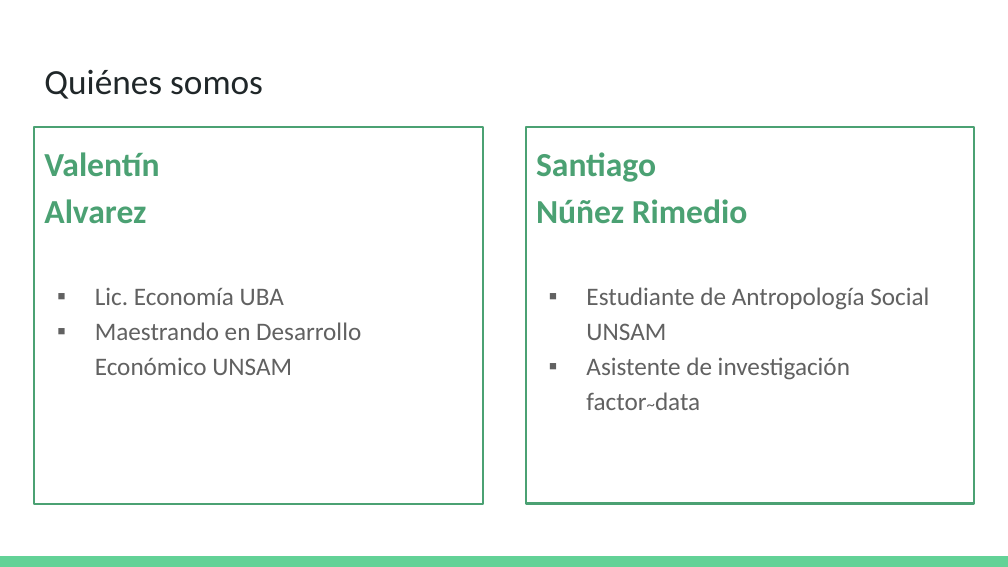
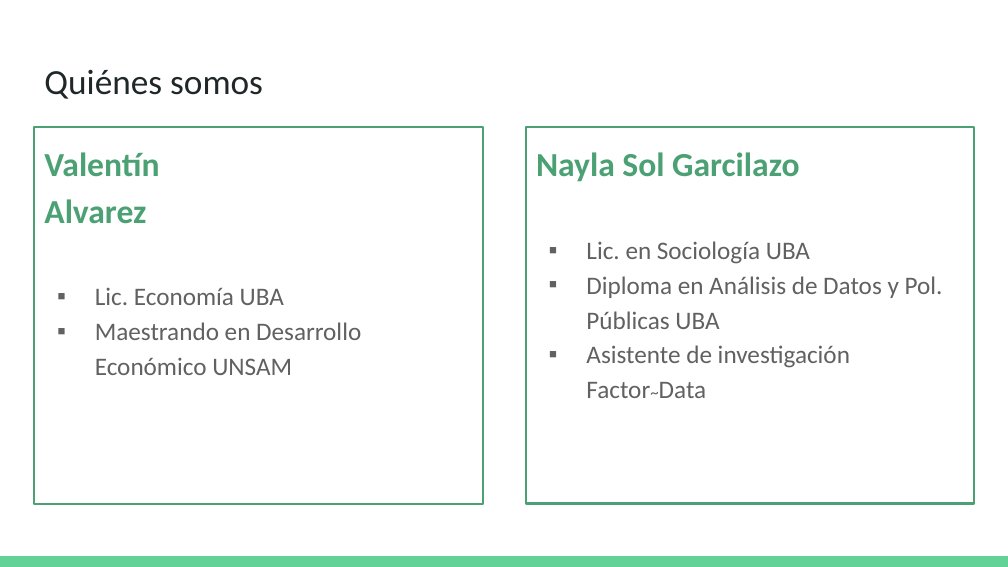
Before and after one commit to DCSCyHD/2023_modulo_3, a slide deck: slide 2 of clase1/teorica_1.pptx. Drawn at 1008x567 pixels with LibreOffice and Linux fonts; fonts in the diff are those of the drawing. Boxes give left, top, right and bottom in pixels: in the first picture for what was removed or moved away, otherwise in the second. Text is boxed around its words. In the diff, an @@ line names an element or a change of style, - is before the commit and + after.

```diff
--- a/clase1/teorica_1.pptx
+++ b/clase1/teorica_1.pptx
@@ text in rectangle at (536, 152, 943, 398): text changed @@
-Santiago
-Núñez Rimedio
-▪ Estudiante de Antropología Social UNSAM
-▪ Asistente de investigación factor~data
+Nayla Sol Garcilazo
+▪ Lic. en Sociología UBA
+▪ Diploma en Análisis de Datos y Pol. Públicas UBA
+▪ Asistente de investigación Factor~Data
```
Also in this commit, not shown: 3 other files.
